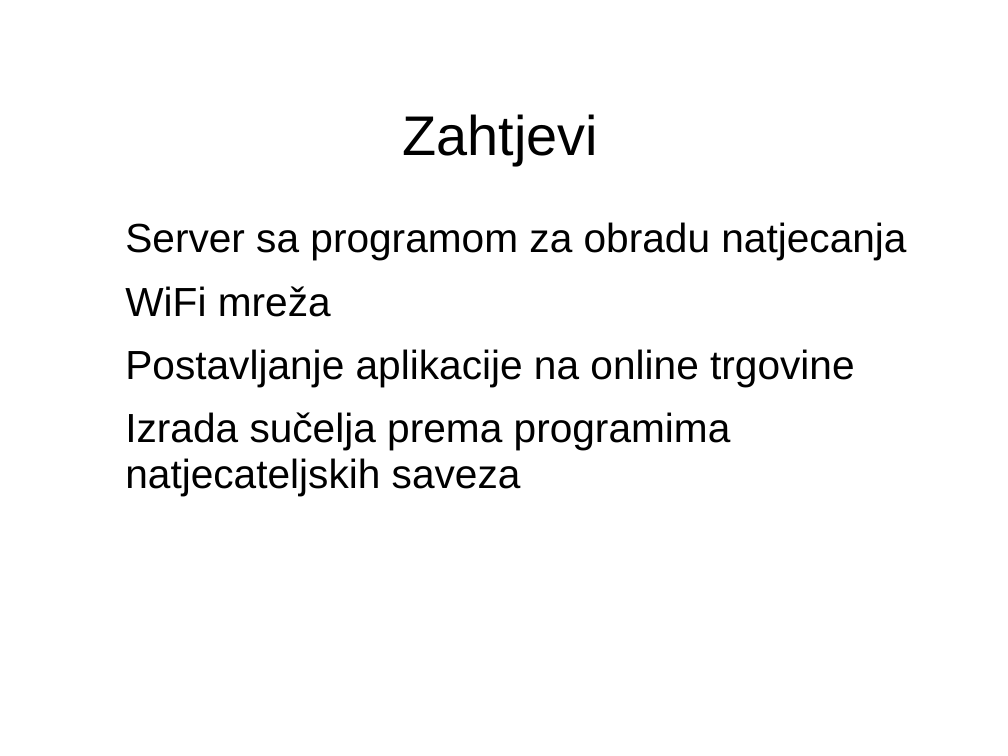
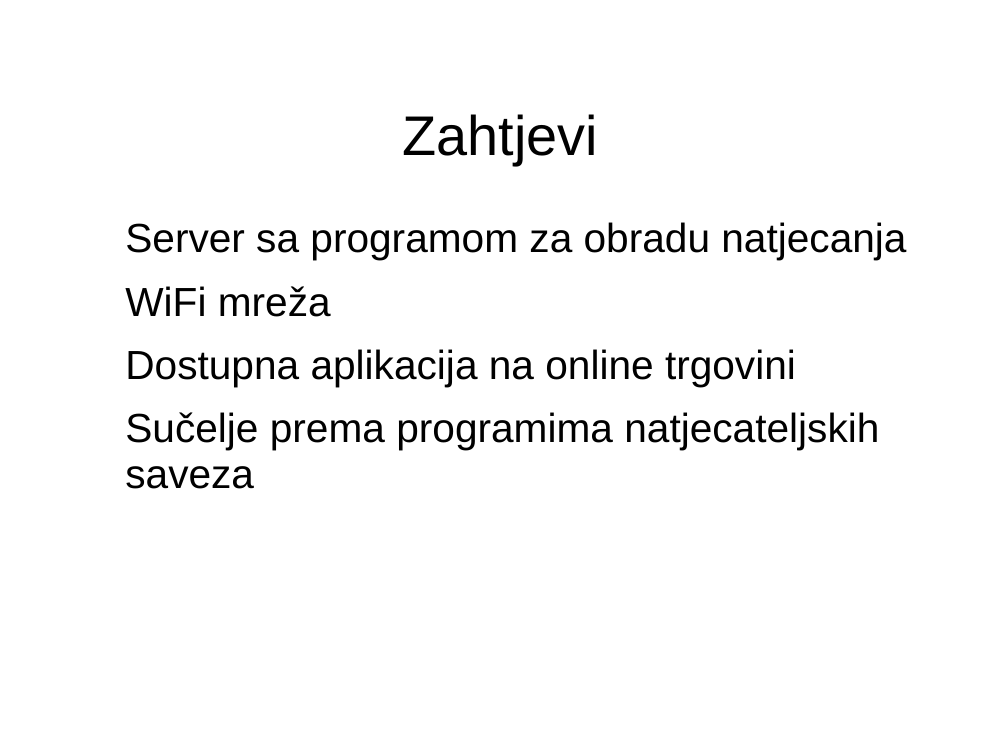
Before and after one commit to vidra74/Futura, a slide deck: slide 5 of Futura_StartUp.odp. Drawn at 1008x756 pixels with LibreOffice and Linux fonts; fonts in the diff are those of the drawing; background and template pictures are left out. Boxes give left, top, right and bottom in pixels: in the first picture for what was removed or moved away, otherwise in the second. Text is boxed around its words. In the diff, an @@ line names an element or a change of style, - is before the commit and + after.

```diff
--- a/Futura_StartUp.odp
+++ b/Futura_StartUp.odp
@@ text at [125,349,879,489]: text changed @@
-Postavljanje aplikacije na online trgovine
-Izrada sučelja prema programima natjecateljskih saveza
+Dostupna aplikacija na online trgovini
+Sučelje prema programima natjecateljskih saveza
```
Also in this commit, not shown: 5 other slides changed, 3 other files.
